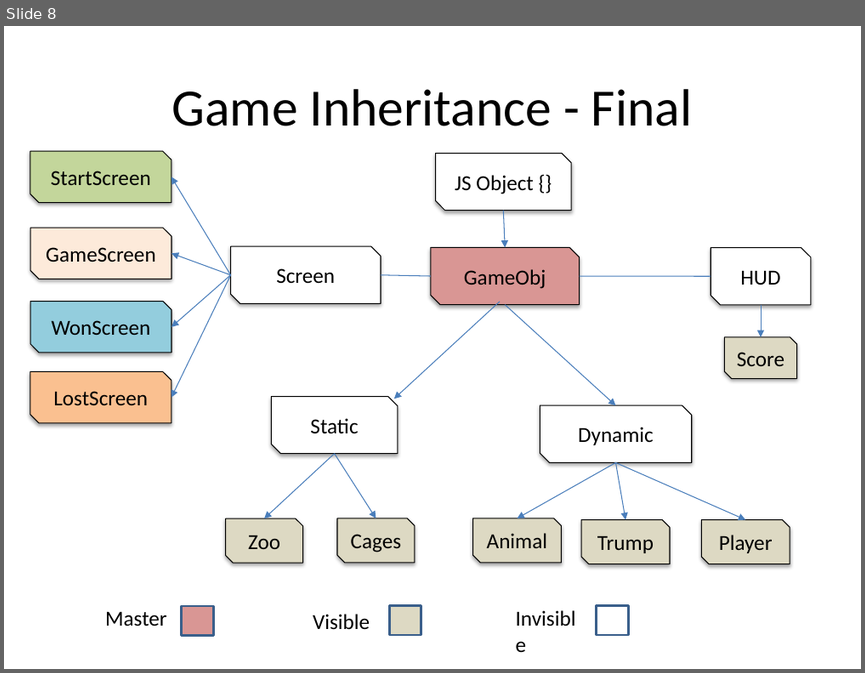
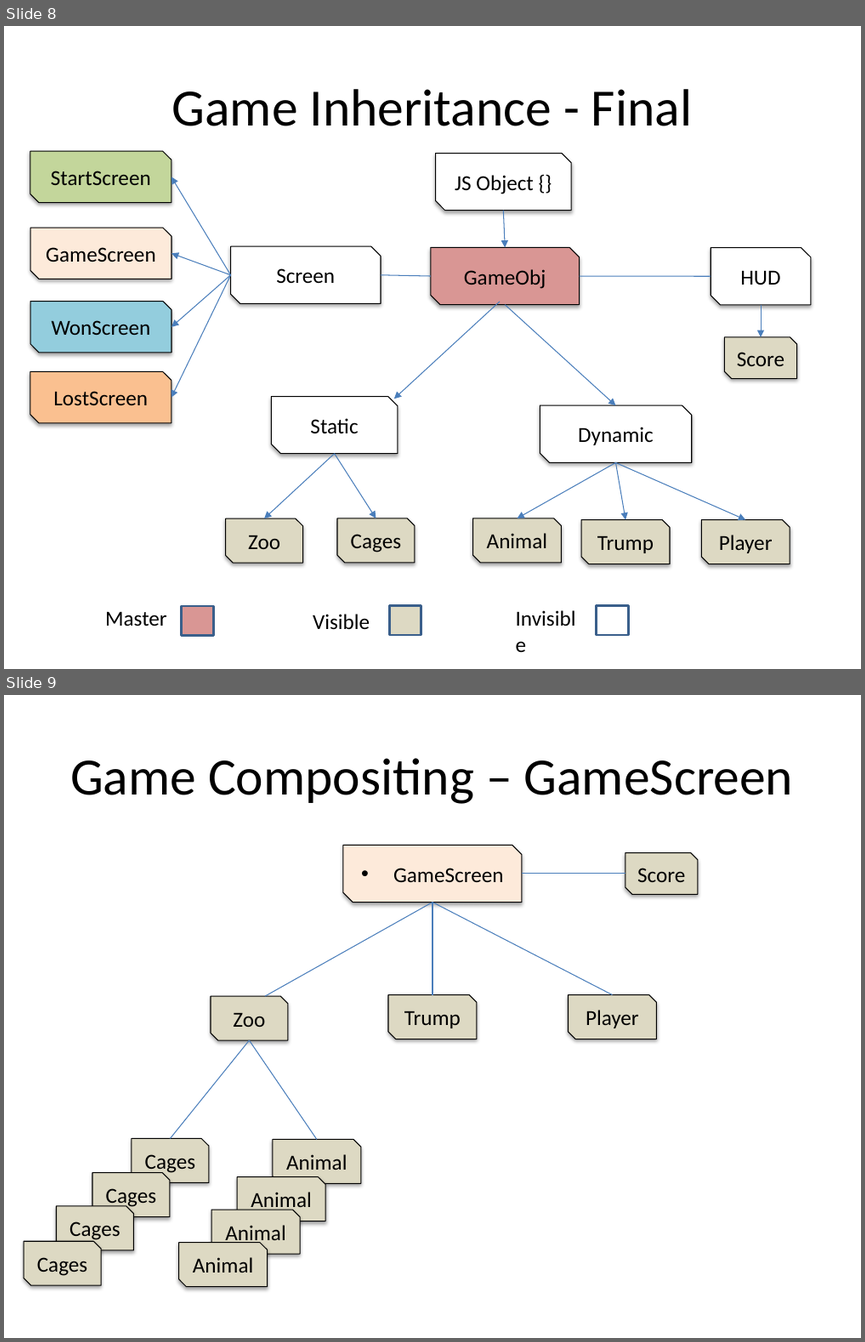
Before and after one commit to jayyyjay/ZooKillSoccer-fa16, a slide deck: assets/ZooKill Soccer Game Design Document.pptx. Shown one above the other, each under a label of ours: slide 8 before the commit, slides 8 and 9 after it. The pictures are 865x673 and 865x1342 pixels, drawn with LibreOffice and Linux fonts; fonts in the diff are those of the drawing. Boxes give left, top, right and bottom in pixels: in the first picture for what was removed or moved away, otherwise in the second. Text is boxed around its words. In the diff, an @@ line names an element or a change of style, - is before the commit and + after.

```diff
--- a/assets/ZooKill Soccer Game Design Document.pptx
+++ b/assets/ZooKill Soccer Game Design Document.pptx
@@ slide 9 added at [4, 695, 861, 1338], background #FFFFFF @@
@@ title added at [70, 758, 794, 804], 44 pt, text #000000 @@
+Game Compositing – GameScreen
@@ text added at [343, 845, 522, 902], fill #FDEADA, outline #000000 0.75 pt, 18 pt, text #000000 @@
+• GameScreen
@@ snip diag rect added at [625, 852, 697, 894], fill #DDD9C3, outline #000000 0.75 pt, 18 pt, text #000000 @@
+Score
@@ line added from (522, 873) to (625, 873), #4B7EBC 0.75 pt @@
@@ line added from (432, 902) to (265, 996), #4B7EBC 0.75 pt @@
@@ line added from (432, 902) to (432, 995), #4B7EBC 0.75 pt @@
@@ line added from (432, 902) to (613, 995), #4B7EBC 0.75 pt @@
@@ snip diag rect added at [211, 996, 288, 1040], fill #DDD9C3, outline #000000 0.75 pt, 18 pt, text #000000 @@
+Zoo
@@ snip diag rect added at [388, 995, 476, 1039], fill #DDD9C3, outline #000000 0.75 pt, 18 pt, text #000000 @@
+Trump
@@ snip diag rect added at [568, 995, 656, 1039], fill #DDD9C3, outline #000000 0.75 pt, 18 pt, text #000000 @@
+Player
@@ line added from (249, 1040) to (171, 1138), #4B7EBC 0.75 pt @@
@@ line added from (249, 1040) to (317, 1139), #4B7EBC 0.75 pt @@
@@ snip diag rect added at [132, 1138, 209, 1183], fill #DDD9C3, outline #000000 0.75 pt, 18 pt, text #000000 @@
+Cages
@@ snip diag rect added at [273, 1139, 360, 1184], fill #DDD9C3, outline #000000 0.75 pt, 18 pt, text #000000 @@
+Animal
@@ snip diag rect added at [92, 1172, 170, 1217], fill #DDD9C3, outline #000000 0.75 pt, 18 pt, text #000000 @@
+Cages
@@ snip diag rect added at [237, 1176, 325, 1221], fill #DDD9C3, outline #000000 0.75 pt, 18 pt, text #000000 @@
+Animal
@@ snip diag rect added at [56, 1206, 133, 1250], fill #DDD9C3, outline #000000 0.75 pt, 18 pt, text #000000 @@
+Cages
@@ snip diag rect added at [211, 1209, 300, 1253], fill #DDD9C3, outline #000000 0.75 pt, 18 pt, text #000000 @@
+Animal
@@ snip diag rect added at [24, 1241, 101, 1286], fill #DDD9C3, outline #000000 0.75 pt, 18 pt, text #000000 @@
+Cages
@@ snip diag rect added at [179, 1242, 267, 1287], fill #DDD9C3, outline #000000 0.75 pt, 18 pt, text #000000 @@
+Animal
```
Also in this commit, not shown: 16 other files.
